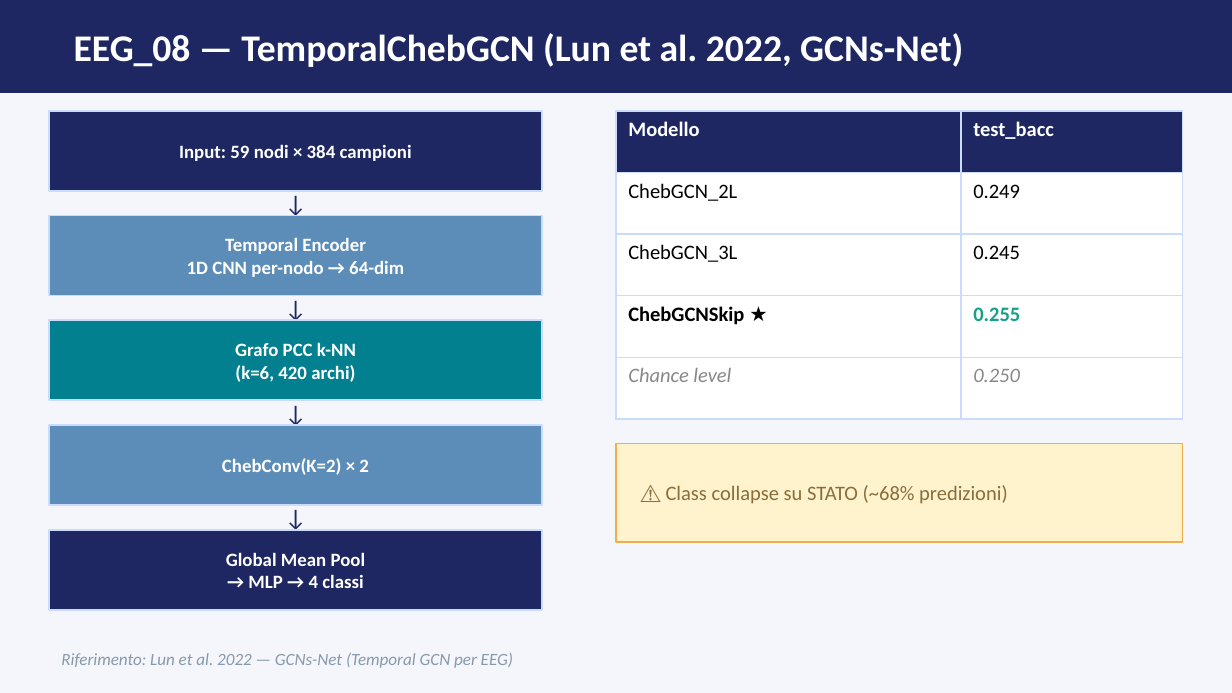
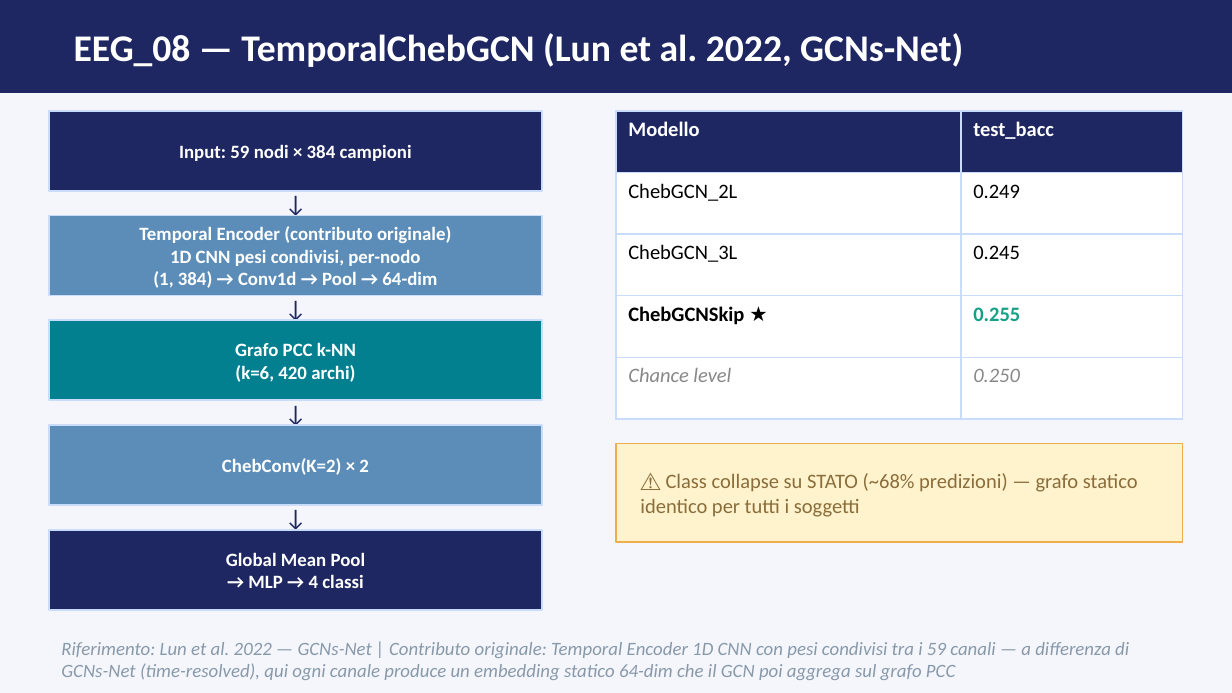
Before and after one commit to daniele22-u/miralis-hypergraph-imagined-speech, a slide deck: slide 6 of docs/presentation_stato_lavori_apr2026.pptx. Drawn at 1232x693 pixels with LibreOffice and Linux fonts; fonts in the diff are those of the drawing. Boxes give left, top, right and bottom in pixels: in the first picture for what was removed or moved away, otherwise in the second. Text is boxed around its words. In the diff, an @@ line names an element or a change of style, - is before the commit and + after.

```diff
--- a/docs/presentation_stato_lavori_apr2026.pptx
+++ b/docs/presentation_stato_lavori_apr2026.pptx
@@ text at <box>139,226,451,288</box>: text changed @@
-Temporal Encoder
-1D CNN per-nodo → 64-dim
+Temporal Encoder (contributo originale)
+1D CNN pesi condivisi, per-nodo
+(1, 384) → Conv1d → Pool → 64-dim
@@ text at <box>640,473,1138,517</box>: text changed @@
-⚠ Class collapse su STATO (~68% predizioni)
+⚠ Class collapse su STATO (~68% predizioni) — grafo statico identico per tutti i soggetti
@@ text at <box>61,642,1129,680</box>: text changed; size 10 to 11 pt @@
-Riferimento: Lun et al. 2022 — GCNs-Net (Temporal GCN per EEG)
+Riferimento: Lun et al. 2022 — GCNs-Net | Contributo originale: Temporal Encoder 1D CNN con pesi condivisi tra i 59 canali — a differenza di GCNs-Net (time-resolved), qui ogni canale produce un embedding statico 64-dim che il GCN poi aggrega sul grafo PCC
```
Also in this commit, not shown: 3 other slides changed.
